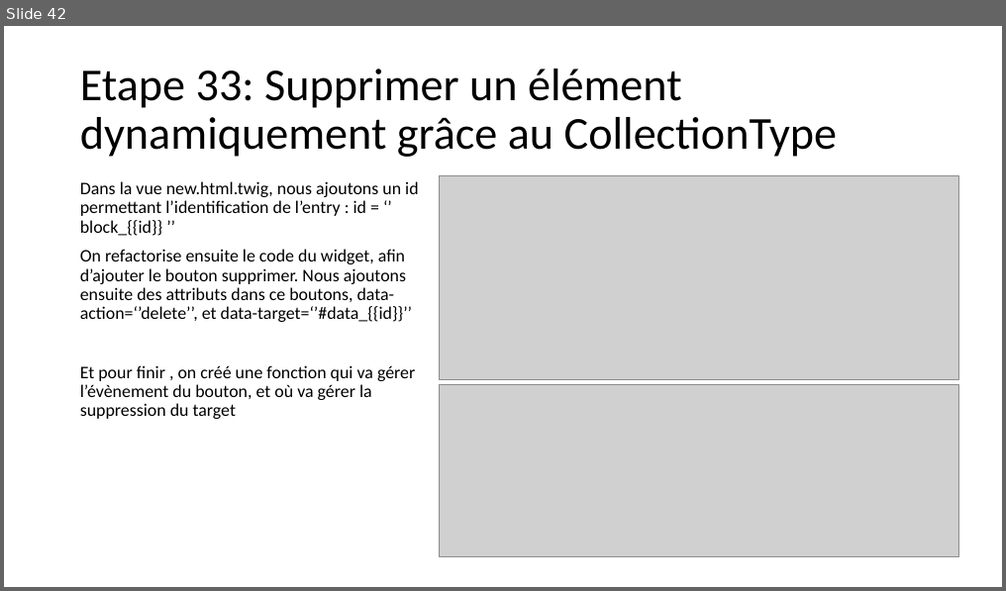
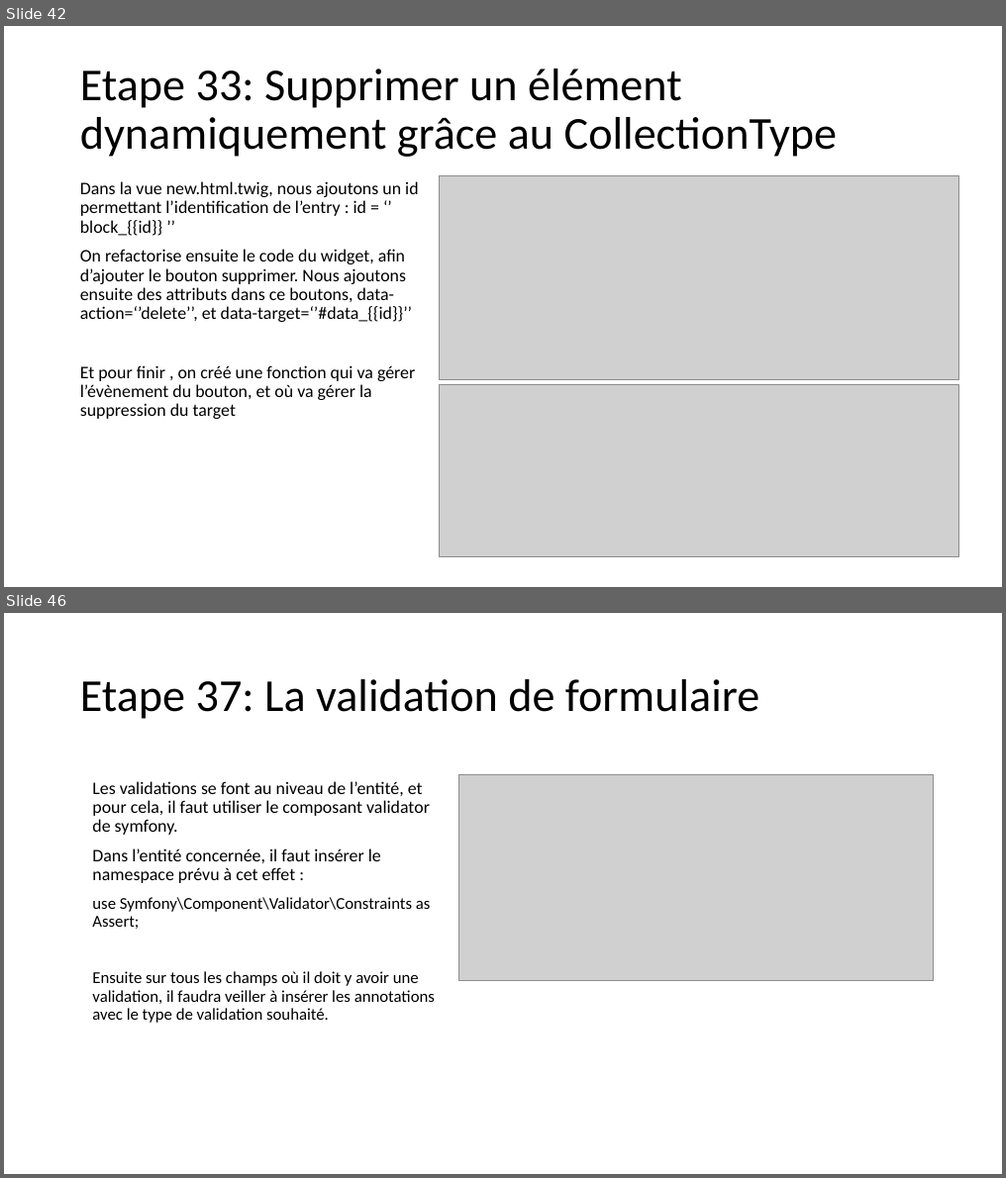
Before and after one commit to SAMTHP/TP_AFPAA, a slide deck: Apprendre symfony.pptx. Shown one above the other, each under a label of ours: slide 42 before the commit, slides 42 and 46 after it; the slides between them are not shown. The pictures are 1006x591 and 1006x1178 pixels, drawn with LibreOffice and Linux fonts; fonts in the diff are those of the drawing; grey boxes stand for pictures. Boxes give left, top, right and bottom in pixels: in the first picture for what was removed or moved away, otherwise in the second. Text is boxed around its words. In the diff, an @@ line names an element or a change of style, - is before the commit and + after.

```diff
--- a/Apprendre symfony.pptx
+++ b/Apprendre symfony.pptx
@@ slide 46 added at [4,613,1002,1174], background #FFFFFF @@
@@ title added at [80,679,759,719], 44 pt, text #000000 @@
+Etape 37: La validation de formulaire
@@ text added at [92,781,435,1023], 16 pt, text #000000 @@
+Les validations se font au niveau de l’entité, et pour cela, il faut utiliser le composant validator de symfony.
+Dans l’entité concernée, il faut insérer le namespace prévu à cet effet :
+use Symfony\Component\Validator\Constraints as Assert;
+Ensuite sur tous les champs où il doit y avoir une validation, il faudra veiller à insérer les annotations avec le type de validation souhaité.
@@ picture added at [459,775,934,980] @@
```
Also in this commit, not shown: 1 slide changed, 4 other slides added, 6 other files.
